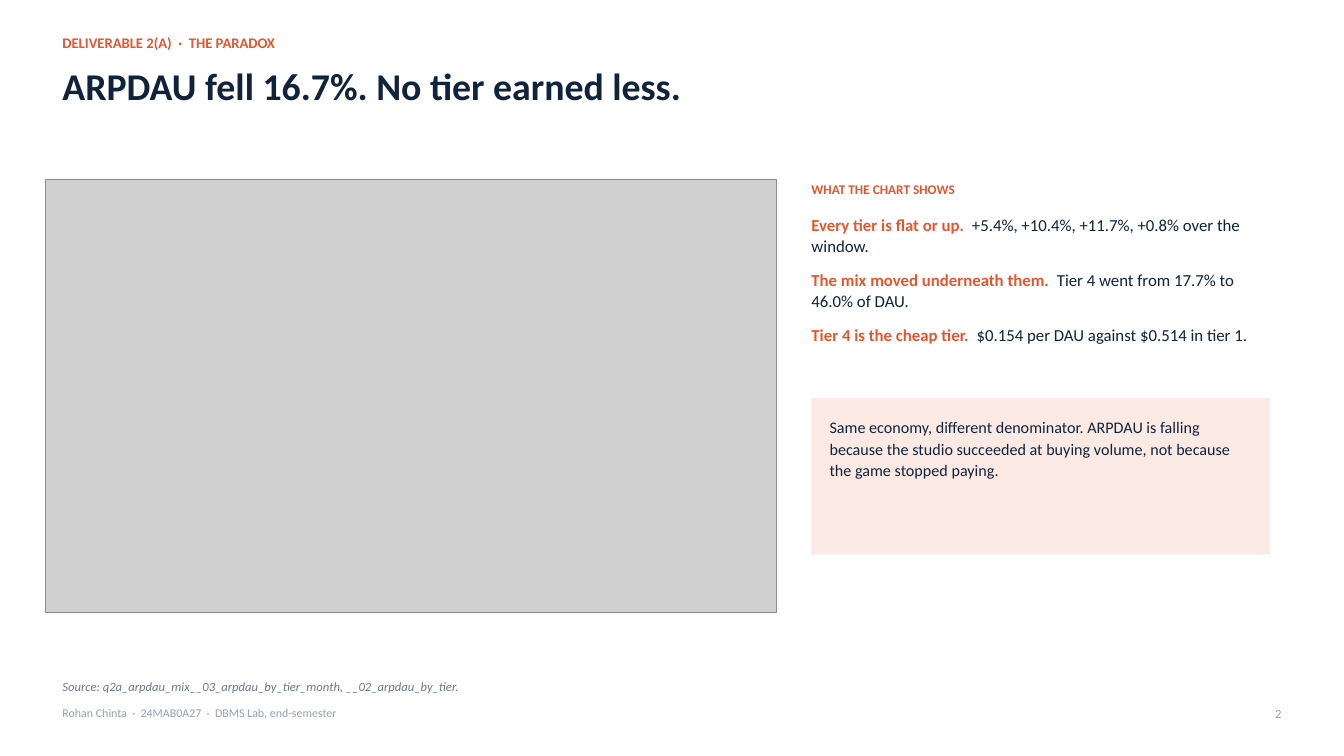
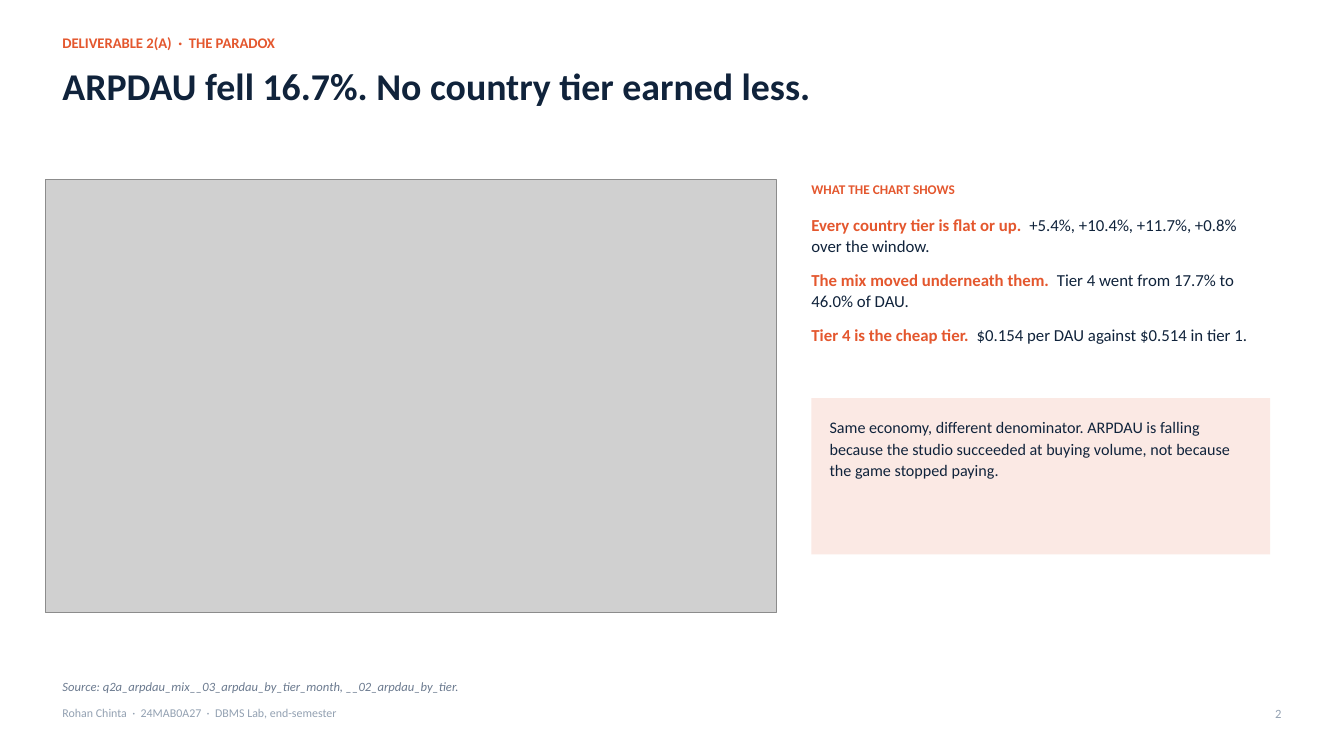
Before and after one commit to iistargazer/DBMS-Lab-Endsem-Assignment, a slide deck: slide 2 of deck/DBMS_EndSem_Deck.pptx. Drawn at 1344x756 pixels with LibreOffice and Linux fonts; fonts in the diff are those of the drawing; grey boxes stand for pictures. Boxes give left, top, right and bottom in pixels: in the first picture for what was removed or moved away, otherwise in the second. Text is boxed around its words. In the diff, an @@ line names an element or a change of style, - is before the commit and + after.

Commit message:
Trace the deck's figures to the CSVs and correct four claims they contradicted
The channel bootstrap intervals do not all cross zero, the two-part model does not win
on every ranking metric, 41% of player-days carry no ad event rather than 44% of DAU,
and gross revenue had been typed from a pre-deduplication basis so net minus refunds
did not reconcile; those statements now match the committed outputs, and the counts
behind them are read from the CSVs that already carry them. The 4(b) top-decile share
and mean were computed from two different sorts, so with 78% of scores tied the mean
described a different set of installs than the share and changed between runs.

```diff
--- a/deck/DBMS_EndSem_Deck.pptx
+++ b/deck/DBMS_EndSem_Deck.pptx
@@ text at (62,73,810,106): text changed @@
-ARPDAU fell 16.7%. No tier earned less.
+ARPDAU fell 16.7%. No country tier earned less.
@@ text at (811,219,1237,252): text changed @@
-Every tier is flat or up. +5.4%, +10.4%, +11.7%, +0.8% over the window.
+Every country tier is flat or up. +5.4%, +10.4%, +11.7%, +0.8% over the window.
```
Also in this commit, not shown: 5 other slides changed, 5 other files.
